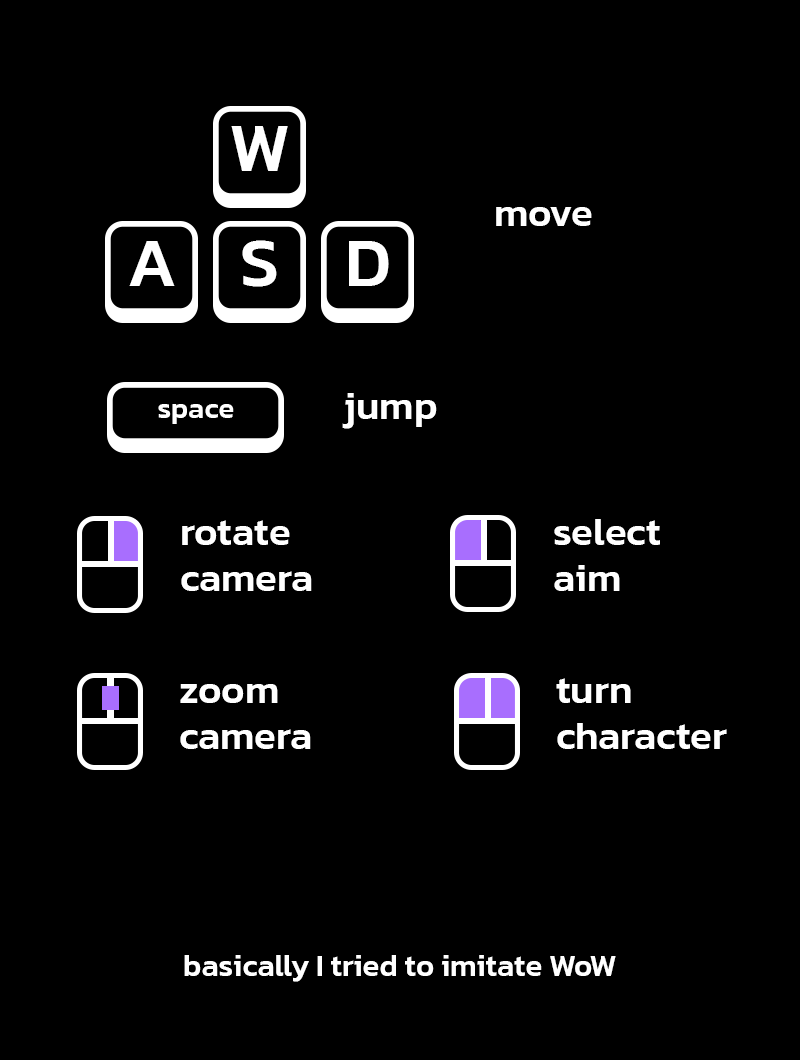
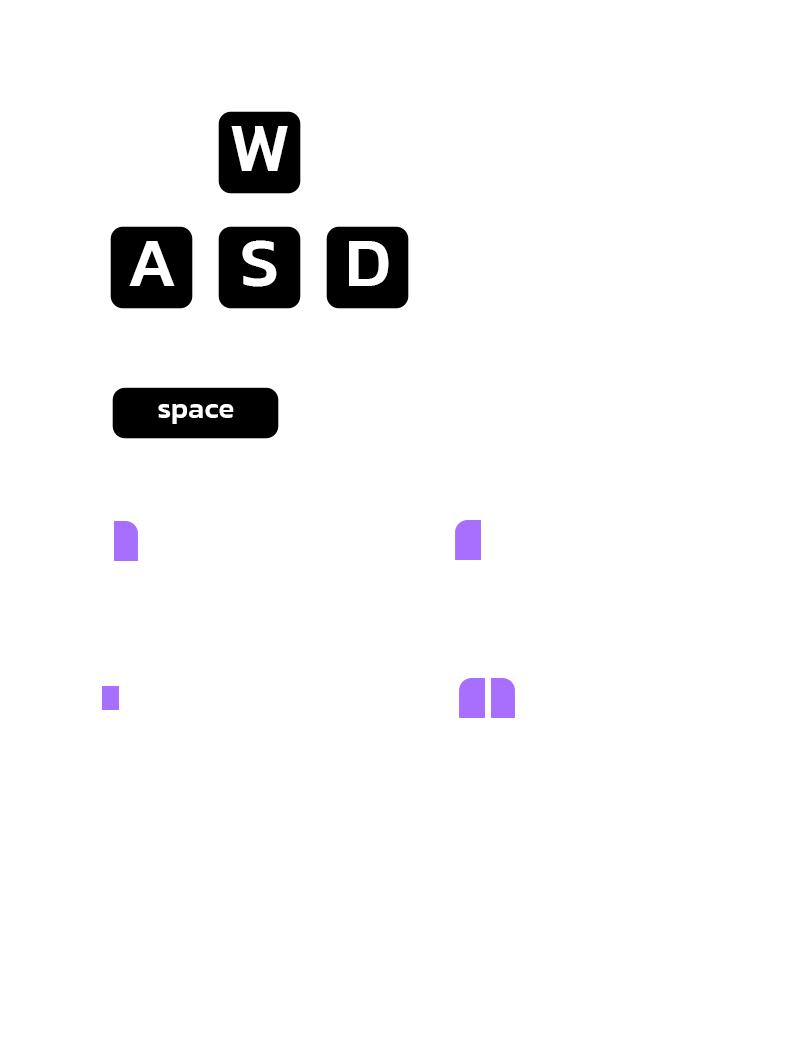
Layers edited between the first and the second 800x1060 image:
hid "Layer 0" over (x1=0, y1=0, x2=800, y2=1060)
